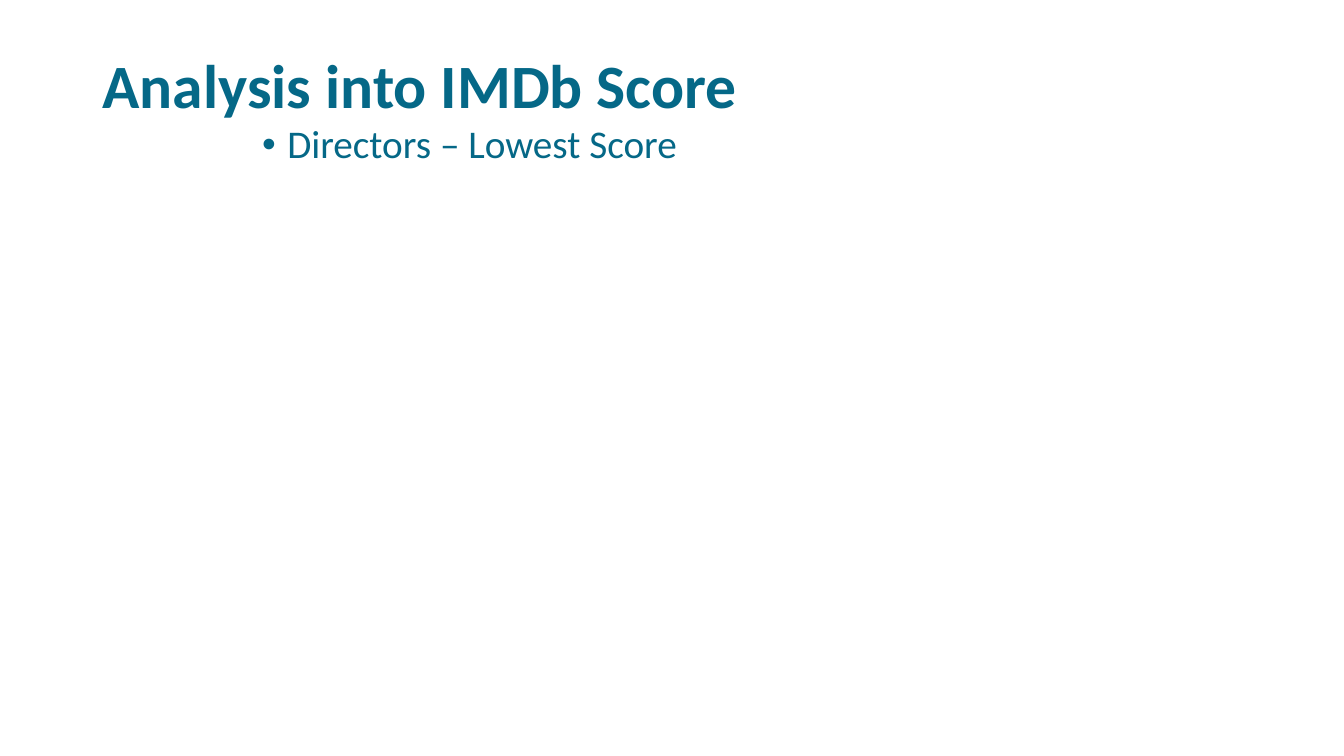
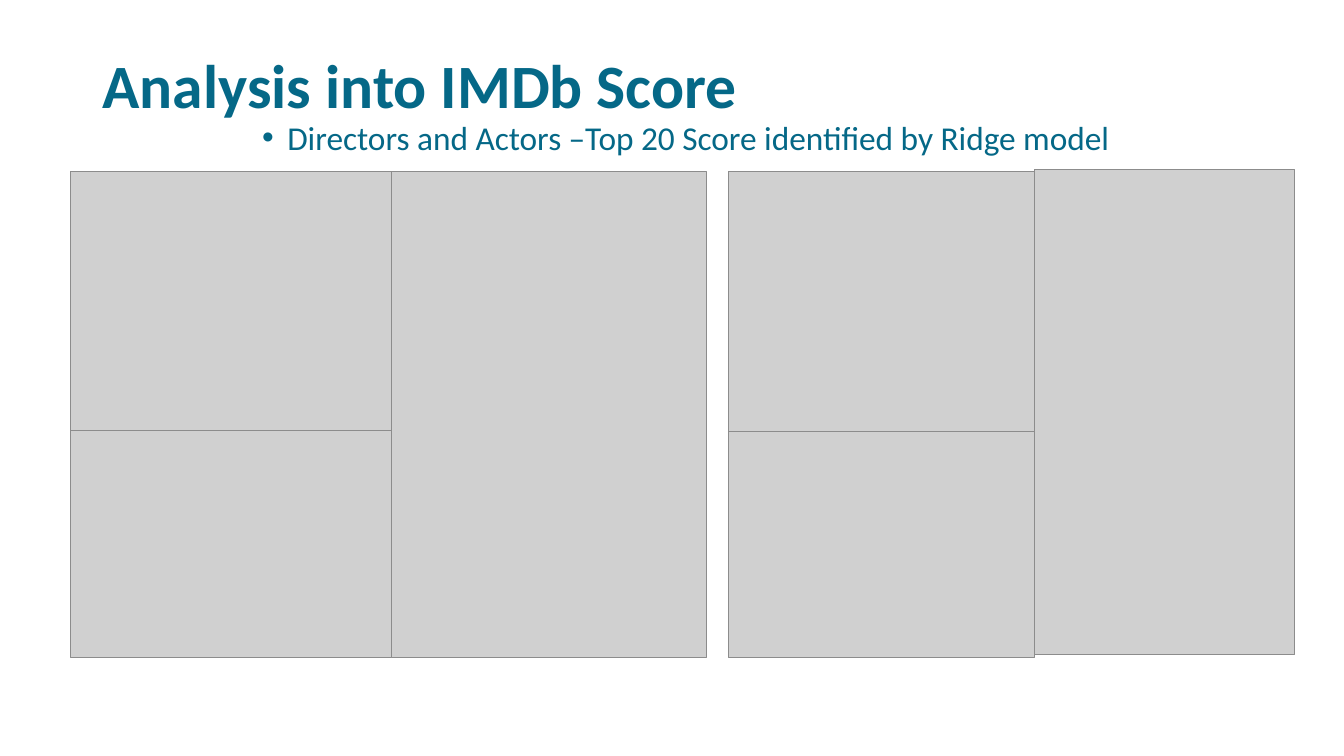
Before and after one commit to libbyYOU/IMDb-5000-movie-project, a slide deck: slide 9 of DSO-530 Final Project.pptx. Drawn at 1344x756 pixels with LibreOffice and Linux fonts; fonts in the diff are those of the drawing; grey boxes stand for pictures; background and template pictures are left out. Boxes give left, top, right and bottom in pixels: in the first picture for what was removed or moved away, otherwise in the second. Text is boxed around its words. In the diff, an @@ line names an element or a change of style, - is before the commit and + after.

Commit message:
final PPT uploaded

```diff
--- a/DSO-530 Final Project.pptx
+++ b/DSO-530 Final Project.pptx
@@ text at (287,127,1109,156): text changed; size 28 to 23.8 pt @@
-• Directors – Lowest Score
+• Directors and Actors –Top 20 Score identified by Ridge model
@@ picture added at (71,171,391,431) @@
@@ picture added at (391,171,707,657) @@
@@ picture added at (728,171,1034,432) @@
@@ picture added at (1034,169,1295,655) @@
@@ picture added at (71,431,391,657) @@
@@ picture added at (728,432,1034,657) @@
```
Also in this commit, not shown: 5 other slides changed, 2 slides added, 2 slides removed, 2 other files.
